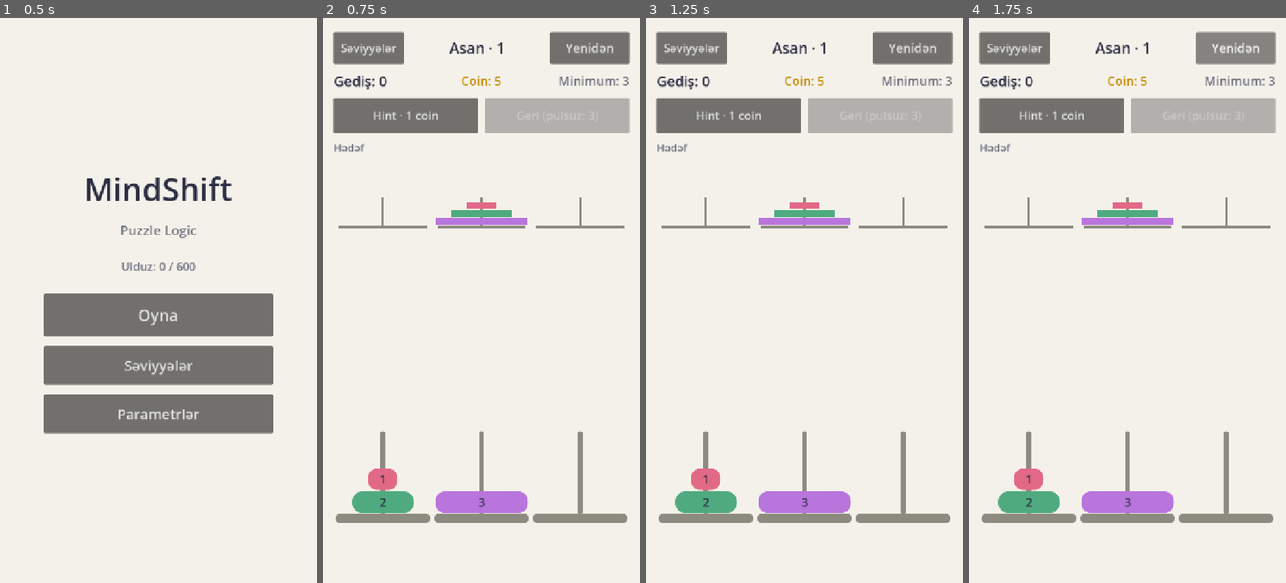
Above: before the commit, frames 1-4 (left to right).
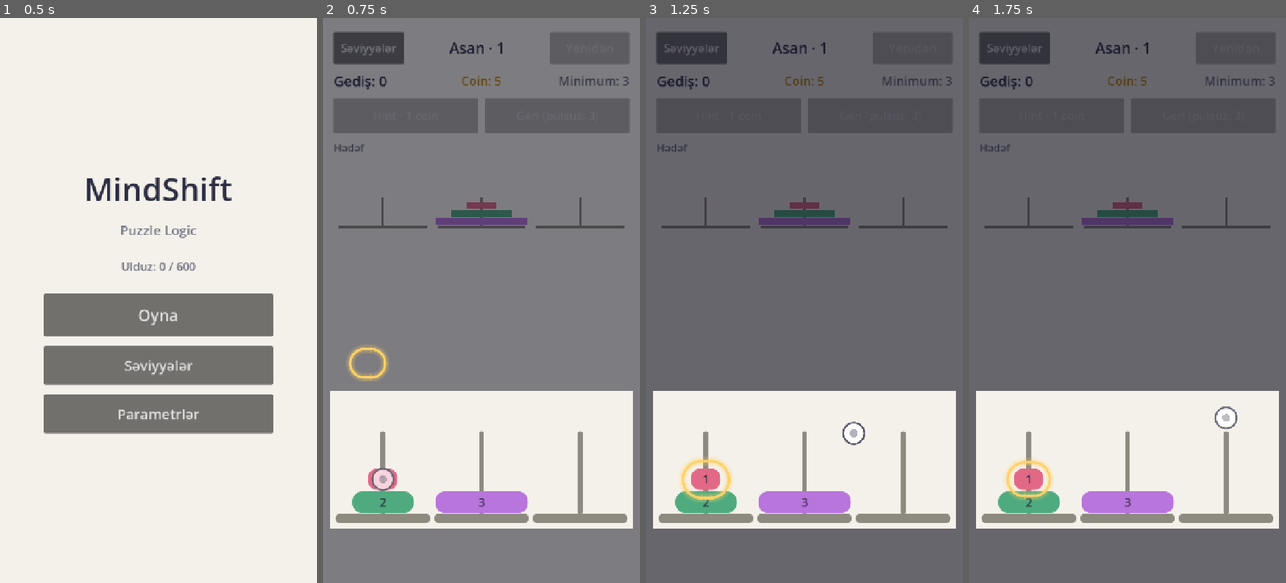
Above: after the commit, the same moments.

Repository: AtillaTegin/mindshift
Game: Godot game, scene res://scenes/main_menu.tscn
Two runs of this game, one before a commit and one after it. Both use one fixed random seed, a clock stepped at 60 frames per second and the inputs below.
Inputs (mouse positions are in pixels of both pictures, inside the frame that each line leads up to):
- Up to frame 1 (0.5 s): no input
- Up to frame 2 (0.75 s): click "Oyna" at 0.5 s
- Up to frame 3 (1.25 s): no input
- Up to frame 4 (1.75 s): click (1235, 46) at 1.25 s, where only the run before the commit has a clickable "Yenidən"

Frame 1 is identical in both runs. In frame 2, 73% of the frame differs, in the area x 0-100%, y 0-100%; in frame 3, 77%; in frame 4, 77%.

Commit message:
6B-3: guided tutorial on level 1
- core/tutorial_director.gd: steps come from the level's solution_path via
  GameSession.get_path_hint() and are drawn with the shared MoveCoach (same visuals as the
  hint); only the shown disk, then only the shown peg react to taps; toast after each move
- runs only until the level has been completed once (no new save fields)
- GameBoard: restricted input (restricted_peg) that also turns off hint, undo and restart;
  level_started and layout_changed signals; overlay follows re-layouts
- CoachToast sits near the bottom edge (configurable) so it never covers the disks
- verified from the main menu with real clicks: wrong pegs refused at every step,
  toast after each of the 3 moves, level solved with 3 stars

Diff:
--- a/core/hint_controller.gd
+++ b/core/hint_controller.gd
@@ -31,6 +31,7 @@
 	_economy = economy
 	board.position_changed.connect(clear)
 	board.selection_changed.connect(_on_selection_changed)
+	board.layout_changed.connect(_on_layout_changed)
 
 
 func is_pending() -> bool:
@@ -117,3 +118,9 @@
 func _on_selection_changed(_peg_index: int) -> void:
 	if hint_move != null:
 		_present()
+
+
+## Follows the board when it is laid out again (e.g. a new screen size).
+func _on_layout_changed() -> void:
+	if hint_move != null and _board.session.state.hash_key() == _hint_key:
+		_present()
--- /dev/null
+++ b/core/tutorial_director.gd
@@ -0,0 +1,98 @@
+class_name TutorialDirector
+extends Node
+## Coaching on the first two levels (addendum 2.2). The steps are not written
+## by hand: they come from the level's own solution_path, read with the same
+## GameSession.get_path_hint() the hint uses, and they are drawn with the same
+## MoveCoach on the shared coaching overlay.
+##
+## - Level 1 (easy_001), GUIDED: each move is shown, first the disk, then (once
+##   picked up) the target peg with a ghost finger. Only the shown peg reacts
+##   to taps. "Əla!" after every move.
+## - Level 2 (easy_002), FREE: any peg can be tapped. One "try it yourself"
+##   toast at the start; a refused move shows the broken rule's own message.
+## - Other levels: off. A tutorial only runs until its level was completed once.
+
+enum Mode { OFF, GUIDED, FREE }
+
+const GUIDED_LEVEL_ID: int = 1001
+const FREE_LEVEL_ID: int = 1002
+const STEP_DONE_TEXT: String = "Əla!"
+const TRY_YOURSELF_TEXT: String = "İndi özün sına!"
+
+var enabled: bool = true
+var mode: Mode = Mode.OFF
+## The move the guided tutorial is showing, or null.
+var step_move: Move
+
+var _board: GameBoard
+var _coaching: CoachingLayer
+var _save: SaveSystem
+var _last_move_count: int = 0
+
+
+func setup(board: GameBoard, coaching: CoachingLayer, save: SaveSystem) -> void:
+	_board = board
+	_coaching = coaching
+	_save = save
+	board.level_started.connect(_on_level_started)
+	board.position_changed.connect(_on_position_changed)
+	board.selection_changed.connect(_on_selection_changed)
+	board.illegal_move.connect(_on_illegal_move)
+	board.layout_changed.connect(_on_layout_changed)
+
+
+func _on_level_started() -> void:
+	_stop()
+	var level: Level = _board.session.level
+	_last_move_count = _board.session.move_count
+	if not enabled or _save.is_completed(level.id):
+		return
+	if level.id == GUIDED_LEVEL_ID:
+		mode = Mode.GUIDED
+		_show_next_step()
+	elif level.id == FREE_LEVEL_ID:
+		mode = Mode.FREE
+		_coaching.toast.show_message(TRY_YOURSELF_TEXT)
+
+
+func _on_position_changed() -> void:
+	var moves: int = _board.session.move_count
+	if mode == Mode.GUIDED and moves > _last_move_count:
+		_coaching.toast.show_message(STEP_DONE_TEXT)
+		_last_move_count = moves
+		_show_next_step()
+	_last_move_count = moves
+
+
+func _on_selection_changed(peg_index: int) -> void:
+	if mode == Mode.GUIDED and step_move != null and peg_index == step_move.from_peg:
+		MoveCoach.present(_coaching, _board, step_move, true)
+		_board.restricted_peg = step_move.to_peg
+
+
+func _on_illegal_move(_move: Move, message: String) -> void:
+	if mode == Mode.FREE and not message.is_empty():
+		_coaching.toast.show_message(message)
+
+
+func _on_layout_changed() -> void:
+	if mode == Mode.GUIDED and step_move != null:
+		MoveCoach.present(_coaching, _board, step_move, _board.session.selected_peg == step_move.from_peg)
+
+
+func _show_next_step() -> void:
+	var session: GameSession = _board.session
+	step_move = null if session.is_solved() else session.get_path_hint()
+	if step_move == null:
+		_stop()
+		return
+	MoveCoach.present(_coaching, _board, step_move, false)
+	_board.restricted_peg = step_move.from_peg
+
+
+## Ends any running tutorial: overlay off, all pegs tappable again.
+func _stop() -> void:
+	mode = Mode.OFF
+	step_move = null
+	_coaching.clear()
+	_board.restricted_peg = -1
--- a/scenes/components/coaching/coach_toast.gd
+++ b/scenes/components/coaching/coach_toast.gd
@@ -6,7 +6,9 @@
 const DEFAULT_SECONDS: float = 1.4
 const SLIDE: float = 30.0
 const FADE_SECONDS: float = 0.2
-const BOTTOM_MARGIN: float = 150.0
+
+## Distance from the bottom of the screen; the default keeps it below the board.
+var bottom_margin: float = 36.0
 
 var _label: Label
 var _tween: Tween
@@ -40,7 +42,7 @@
 	_label.text = _wrap(text, viewport_size.x - 140.0)
 	size = Vector2.ZERO
 	reset_size()
-	var resting: Vector2 = Vector2((viewport_size.x - size.x) * 0.5, viewport_size.y - BOTTOM_MARGIN - size.y)
+	var resting: Vector2 = Vector2((viewport_size.x - size.x) * 0.5, viewport_size.y - bottom_margin - size.y)
 	position = resting + Vector2(0, SLIDE)
 	modulate.a = 0.0
 	visible = true
--- a/scripts/game_board_controller.gd
+++ b/scripts/game_board_controller.gd
@@ -5,8 +5,12 @@
 ## move it there. Hints and the tutorial draw on the shared coaching overlay.
 
 signal level_completed(level: Level, moves: int, seconds: float)
+## A level was opened or restarted (emitted before position_changed).
+signal level_started
 ## The position changed (move, undo, restart or a new level).
 signal position_changed
+## Pegs and disks were placed again (new position or new screen size).
+signal layout_changed
 ## A disk was picked up (peg index) or put back (-1).
 signal selection_changed(peg_index: int)
 ## A move was refused by the rules; `message` is the broken rule's text.
@@ -28,12 +32,21 @@
 ## Off-path hints are searched on a worker thread so the screen never freezes
 ## (an Expert search can take a few seconds on a phone). Tests turn it off.
 var background_hints: bool = true
+## Coaching on the first two levels (tests of other features turn it off).
+var tutorials_enabled: bool = true
+## Restricted input (addendum 2.2): when >= 0, only this peg reacts to taps and
+## the hint, undo and restart buttons are off.
+var restricted_peg: int = -1:
+	set(value):
+		restricted_peg = value
+		_update_buttons()
 
 var session: GameSession
 ## Result of the last completion: { stars, improved, reward }.
 var last_result: Dictionary = {}
 var coaching: CoachingLayer
 var hints: HintController
+var tutorial: TutorialDirector
 
 var _popup: LevelCompletePopup
 ## Short notice in the status line (e.g. not enough coins), cleared by the next action.
@@ -82,6 +95,11 @@
 	hints.setup(self, coaching, economy)
 	hints.message_changed.connect(show_message)
 	add_child(hints)
+	tutorial = TutorialDirector.new()
+	tutorial.name = "TutorialDirector"
+	tutorial.enabled = tutorials_enabled
+	tutorial.setup(self, coaching, save_system)
+	add_child(tutorial)
 	_hint_button.pressed.connect(request_hint)
 	_undo_button.pressed.connect(request_undo)
 	_restart_button.pressed.connect(restart)
@@ -130,6 +148,7 @@
 	_level_label.text = "%s · %d" % [Difficulty.display_name(level.difficulty), Difficulty.index_of_id(level.id)]
 	_min_label.text = "Minimum: %d" % level.min_moves
 	_refresh(false)
+	level_started.emit()
 	position_changed.emit()
 
 
@@ -141,6 +160,7 @@
 	_message = ""
 	_popup.visible = false
 	_refresh(true)
+	level_started.emit()
 	position_changed.emit()
 
 
@@ -207,7 +227,7 @@
 
 ## Handles a tap on peg `peg_index` (also the entry point for tests).
 func on_peg_pressed(peg_index: int) -> void:
-	if session == null:
+	if session == null or (restricted_peg >= 0 and peg_index != restricted_peg):
 		return
 	var selected_before: int = session.selected_peg
 	var target_move: Move = Move.new(session.selected_peg, peg_index)
@@ -254,12 +274,14 @@
 
 
 func _update_buttons() -> void:
-	if session == null:
-		return
+	if session == null or not is_node_ready():
+		return
+	var locked: bool = restricted_peg >= 0
 	_coin_label.text = "Coin: %d" % economy.coins
-	_hint_button.disabled = session.is_solved() or hints.is_pending()
+	_hint_button.disabled = locked or session.is_solved() or hints.is_pending()
 	_hint_button.text = "Hint · %d coin" % EconomySystem.HINT_COST
-	_undo_button.disabled = not session.can_undo()
+	_undo_button.disabled = locked or not session.can_undo()
+	_restart_button.disabled = locked
 	var free_left: int = EconomySystem.FREE_UNDOS_PER_ATTEMPT - session.undo_count
 	if free_left > 0:
 		_undo_button.text = "Geri (pulsuz: %d)" % free_left
@@ -342,6 +364,7 @@
 			var target: Vector2 = Vector2(column * (peg_index + 0.5) - width * 0.5, y + 2.0)
 			_disk_targets[disk_size] = Rect2(target, view.size)
 			_place_disk(disk_size, target, animated)
+	layout_changed.emit()
 
 
 func _place_disk(disk_size: int, target: Vector2, animated: bool) -> void:
--- a/tests/test_game_board.gd
+++ b/tests/test_game_board.gd
@@ -20,6 +20,7 @@
 	_board.level_path = EASY_LEVEL
 	_board.save_system = _save
 	_board.background_hints = false
+	_board.tutorials_enabled = false  # covered by test_tutorial.gd
 	_board.level_completed.connect(func(level: Level, moves: int, seconds: float) -> void:
 		_completed.append([level.id, moves, seconds]))
 	(Engine.get_main_loop() as SceneTree).root.add_child(_board)
--- /dev/null
+++ b/tests/test_tutorial.gd
@@ -0,0 +1,111 @@
+extends "res://tests/test_case.gd"
+## TutorialDirector (addendum 6B-3 / 6B-4).
+## 6B-3 acceptance: when easy_001 opens for the first time the player can tap
+## only the shown disk, then only the shown peg, and "Əla!" appears after each
+## step. 6B-4: easy_002 allows free taps and a refused move shows the rule text.
+
+const BOARD_SCENE: PackedScene = preload("res://scenes/game_board.tscn")
+const SAVE_PATH: String = "user://test_tutorial_save.json"
+
+var _board: GameBoard
+var _save: SaveSystem
+
+
+func before_each() -> void:
+	if FileAccess.file_exists(SAVE_PATH):
+		DirAccess.remove_absolute(SAVE_PATH)
+	_save = SaveSystem.new(SAVE_PATH)
+
+
+func after_each() -> void:
+	if _board != null:
+		_board.get_parent().remove_child(_board)
+		_board.free()
+		_board = null
+	if FileAccess.file_exists(SAVE_PATH):
+		DirAccess.remove_absolute(SAVE_PATH)
+
+
+func _open(tier: String, index: int) -> void:
+	_board = BOARD_SCENE.instantiate()
+	_board.level_path = Difficulty.level_path(tier, index)
+	_board.save_system = _save
+	_board.background_hints = false
+	(Engine.get_main_loop() as SceneTree).root.add_child(_board)
+	_board.propagate_notification(Container.NOTIFICATION_SORT_CHILDREN)
+
+
+func _button(unique_name: String) -> Button:
+	return _board.get_node("%" + unique_name) as Button
+
+
+func test_level_1_lets_only_the_shown_disk_then_peg_be_tapped() -> void:
+	_open("easy", 1)
+	var tutorial: TutorialDirector = _board.tutorial
+	var coaching: CoachingLayer = _board.coaching
+	var session: GameSession = _board.session
+	var path: Array[Move] = session.level.solution_path
+	assert_eq(tutorial.mode, TutorialDirector.Mode.GUIDED)
+	assert_true(_button("HintButton").disabled and _button("UndoButton").disabled and _button("RestartButton").disabled,
+			"hint, undo and restart are off during the guided steps")
+	for k: int in path.size():
+		var move: Move = path[k]
+		assert_true(tutorial.step_move.equals(move), "step %d comes from solution_path" % k)
+		assert_eq(_board.restricted_peg, move.from_peg)
+		var disk_rect: Rect2 = _board.get_disk_rect(session.state.get_top_disk(move.from_peg))
+		assert_true(coaching.ring.get_target().is_equal_approx(disk_rect), "step %d: ring on the disk" % k)
+		# Every other peg ignores taps.
+		for peg: int in session.state.get_peg_count():
+			if peg != move.from_peg:
+				_board.on_peg_pressed(peg)
+				assert_eq(session.selected_peg, -1, "step %d: peg %d refused" % [k, peg])
+		_board.on_peg_pressed(move.from_peg)
+		assert_eq(session.selected_peg, move.from_peg, "step %d: shown disk picked up" % k)
+		assert_eq(_board.restricted_peg, move.to_peg)
+		assert_true(coaching.ring.get_target().is_equal_approx(_board.get_peg_rect(move.to_peg)), "step %d: ring on the target" % k)
+		assert_true(coaching.pointer.is_playing(), "step %d: ghost finger" % k)
+		var gesture: Array[Vector2] = coaching.pointer.get_gesture()
+		assert_true(_board.get_peg_rect(move.to_peg).has_point(gesture[1]), "step %d: finger goes to the target" % k)
+		for peg: int in session.state.get_peg_count():
+			if peg != move.to_peg:
+				_board.on_peg_pressed(peg)
+				assert_eq(session.move_count, k, "step %d: tap on peg %d refused" % [k, peg])
+				assert_eq(session.selected_peg, move.from_peg, "step %d: still holding the disk" % k)
+		_board.on_peg_pressed(move.to_peg)
+		assert_eq(session.move_count, k + 1)
+		assert_true(coaching.toast.visible, "step %d: toast" % k)
+		assert_eq(coaching.toast.get_text(), TutorialDirector.STEP_DONE_TEXT)
+	assert_true(session.is_solved())
+	assert_eq(tutorial.mode, TutorialDirector.Mode.OFF)
+	assert_eq(_board.restricted_peg, -1, "all pegs free again")
+	assert_false(coaching.scrim.is_shown())
+	assert_false(coaching.ring.visible)
+	assert_eq(_board.last_result["stars"], 3)
+
+
+func test_level_1_tutorial_only_until_completed() -> void:
+	_save.record_completion(1001, 3, 3, 10.0)
+	_open("easy", 1)
+	assert_eq(_board.tutorial.mode, TutorialDirector.Mode.OFF)
+	assert_eq(_board.restricted_peg, -1)
+	assert_false(_board.coaching.ring.visible)
+	assert_false(_button("HintButton").disabled)
+
+
+func test_level_1_tutorial_restarts_when_reopened_before_finishing() -> void:
+	_open("easy", 1)
+	var first: Move = _board.session.level.solution_path[0]
+	_board.on_peg_pressed(first.from_peg)
+	_board.on_peg_pressed(first.to_peg)
+	_board.start_level(LevelCatalog.load_level("easy", 1))
+	assert_eq(_board.tutorial.mode, TutorialDirector.Mode.GUIDED)
+	assert_true(_board.tutorial.step_move.equals(first), "back to the first step")
+
+
+func test_other_levels_have_no_tutorial() -> void:
+	_open("easy", 3)
+	assert_eq(_board.tutorial.mode, TutorialDirector.Mode.OFF)
+	assert_eq(_board.restricted_peg, -1)
+	assert_false(_board.coaching.toast.visible)
+	_board.start_level(LevelCatalog.load_level("hard", 1))
+	assert_eq(_board.tutorial.mode, TutorialDirector.Mode.OFF)
Not shown, added: core/tutorial_director.gd.uid
Not shown, added: tests/test_tutorial.gd.uid
